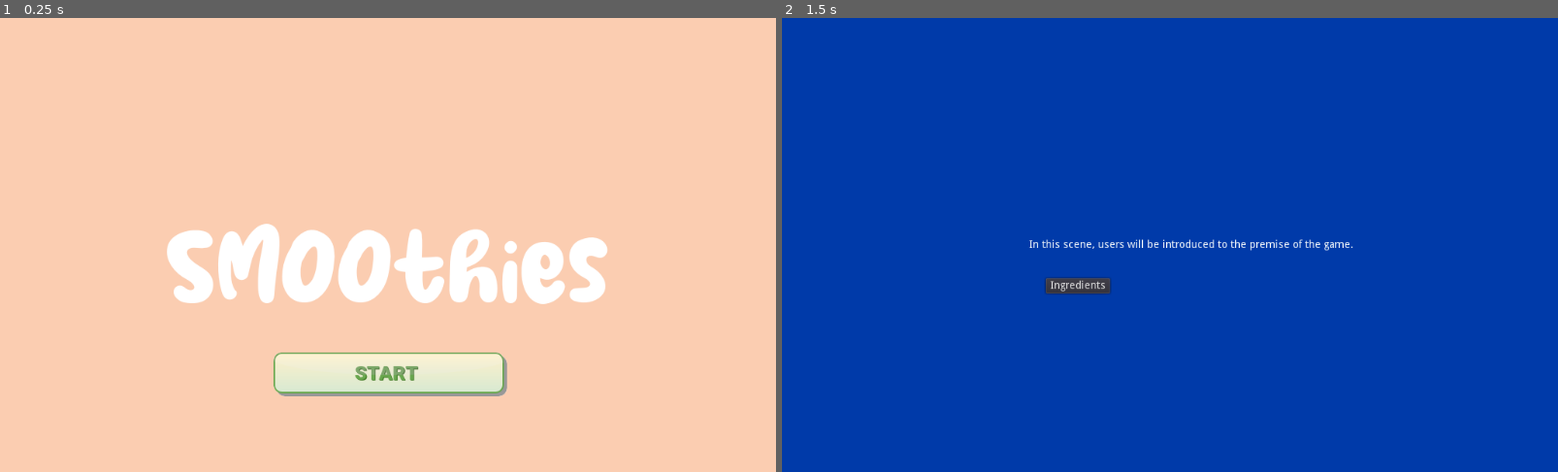
Above: before the commit, frames 1-2 (left to right).
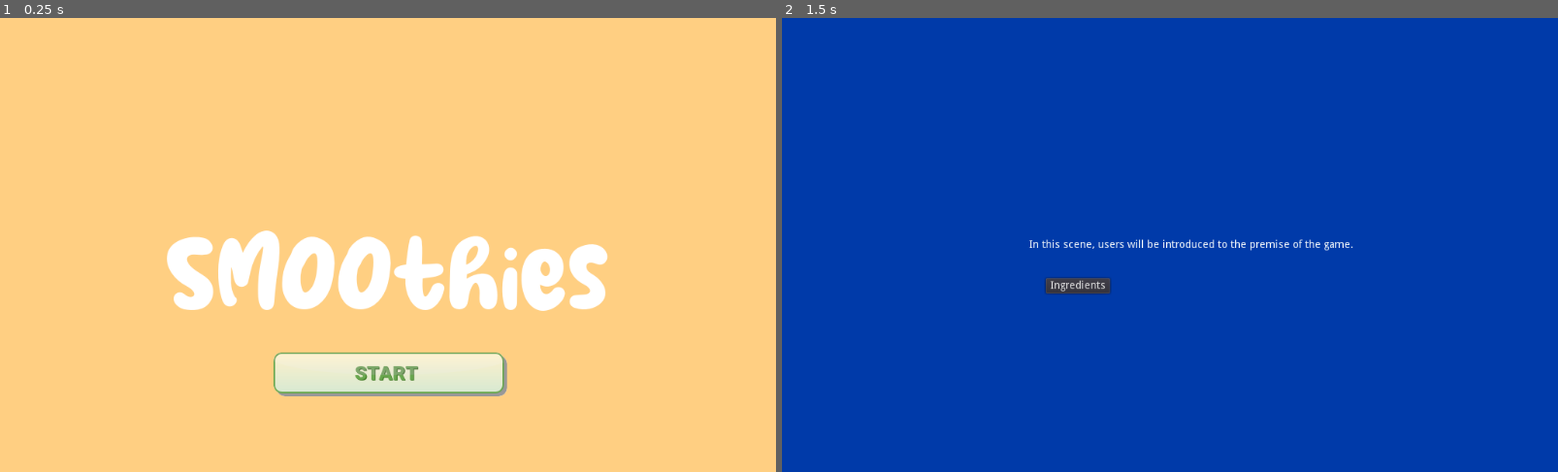
Above: after the commit, the same moments.

Repository: thepriscillawang/SMOOthies
Game: Godot game, scene res://Scenes/Main.tscn
The game is run twice, just before and just after one commit, with the same random seed, the same clock (stepped at 60 frames per second) and the same inputs.
Inputs (mouse positions are in pixels of both pictures, inside the frame that each line leads up to):
- Up to frame 1 (0.25 s): no input
- Up to frame 2 (1.5 s): click (1170, 372) at 0.5 s; click (1170, 372) at 1.25 s

The runs differ from the first frame. In frame 1, 93% of the frame differs, in the area x 0-100%, y 0-100%; in frame 2, nothing differs.

Commit message:
a minor change in the first scene

Diff:
--- a/src/SMOOthies/Scenes/Main.tscn
+++ b/src/SMOOthies/Scenes/Main.tscn
@@ -20,7 +20,7 @@
 [node name="ColorRect" type="ColorRect" parent="."]
 margin_right = 1024.0
 margin_bottom = 768.0
-color = Color( 0.988235, 0.807843, 0.698039, 1 )
+color = Color( 1, 0.815686, 0.513726, 1 )
 
 [node name="Label" type="Label" parent="ColorRect"]
 anchor_left = 0.5
@@ -34,6 +34,7 @@
 custom_fonts/font = SubResource( 1 )
 text = "SMOOthies"
 align = 1
+valign = 1
 
 [node name="StartButton" type="TextureButton" parent="ColorRect"]
 anchor_left = 0.5
